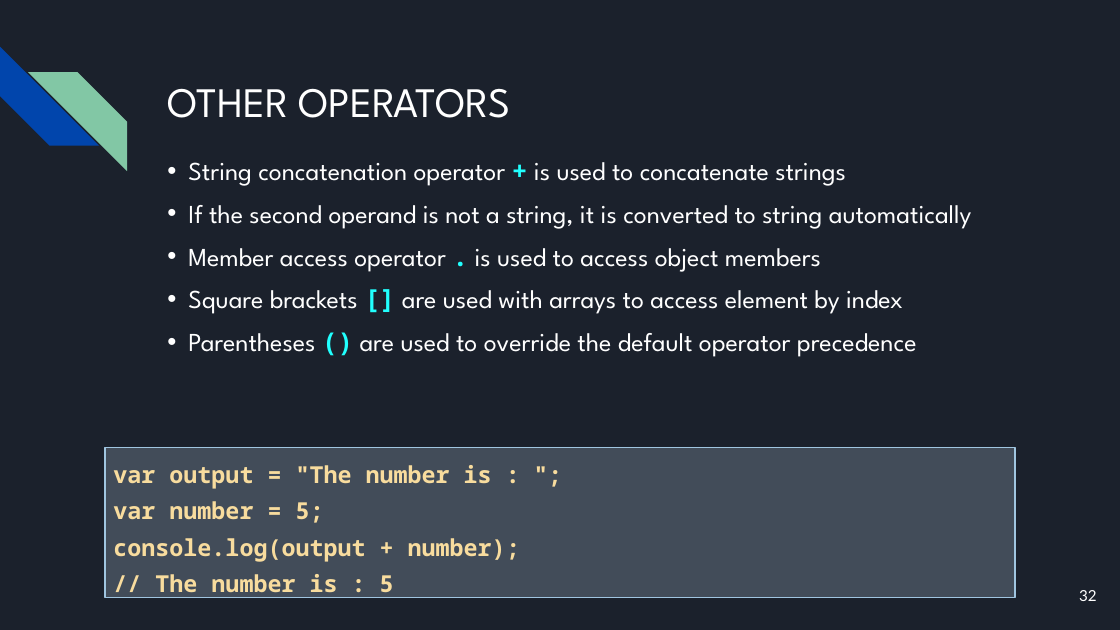
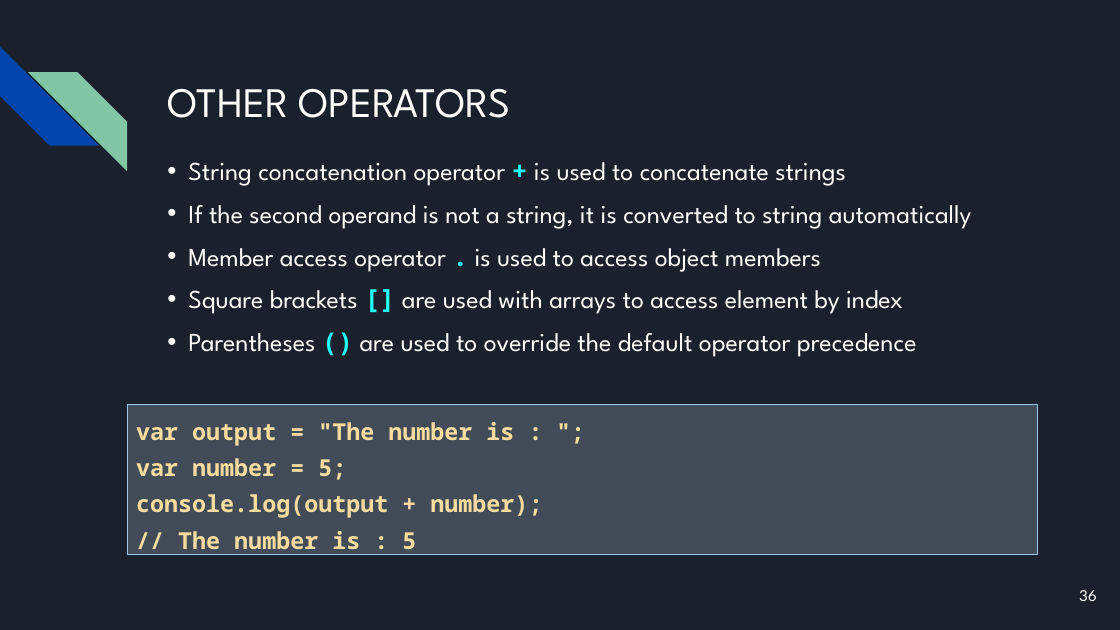
Before and after one commit to bulhard/Javascript-Programming-2022, a slide deck: slide 36 of Presentations/04 JavaScript syntax - Presentation.pptx (slide 32 before the commit). Drawn at 1120x630 pixels with LibreOffice and Linux fonts; fonts in the diff are those of the drawing. Boxes give left, top, right and bottom in pixels: in the first picture for what was removed or moved away, otherwise in the second. Text is boxed around its words. In the diff, an @@ line names an element or a change of style, - is before the commit and + after.

```diff
--- a/Presentations/04 JavaScript syntax - Presentation.pptx
+++ b/Presentations/04 JavaScript syntax - Presentation.pptx
@@ rectangle "var output = "The number ...": place and size @@
-rectangle "var output = "The number ..." at <box>105,447,1015,597</box>
+rectangle "var output = "The number ..." at <box>128,404,1038,555</box>
@@ page number at <box>1079,590,1097,601</box>: text changed @@
-32
+36
```
Also in this commit, not shown: 8 other slides changed, 4 slides added.
